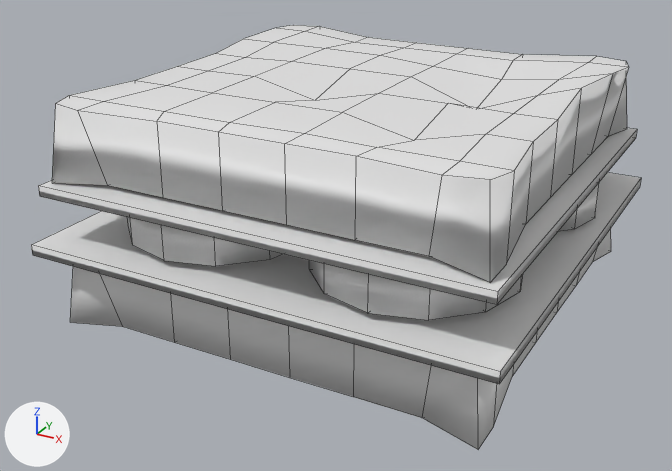
One commit to the FBX model working/subahu/Sandwich/Sandwich.fbx: the scene before it, then after it.
Before and after are seen from a 50 mm camera at (0.476, -0.933, 0.529) aimed at (-0.015, -0.039, 0.082). The axes (+X, +Y, +Z) are drawn at lower left. The lights are the same throughout. Mesh edges are drawn as thin lines. Where no turn or scale is listed for an object, it has been applied to the vertices.

The older version as bpy lines, for what is in view:
```python
ob_cheese = bpy.data.objects.new('Cheese', me_cube_002)
ob_cheese.parent = ob_sandwich
ob_cheese.location = (0.0, 0.0, 0.0519)
ob_cheese.rotation_euler = (0.0, 0.0, -3.142)  # degrees (0, 0, -180)
ob_cheese.scale = (-0.272, -0.272, -0.00639)
ob_cheese_001 = bpy.data.objects.new('Cheese.001', me_cube_003)
ob_cheese_001.parent = ob_sandwich
ob_cheese_001.location = (0.0, 0.0, 0.12)
ob_cheese_001.rotation_euler = (0.0, 0.0, -3.142)  # degrees (0, 0, -180)
ob_cheese_001.scale = (-0.26, -0.26, -0.00612)
ob_onion_002 = bpy.data.objects.new('Onion.002', me_cylinder_002)
ob_onion_002.location = (-0.105, -0.137, 0.143)
ob_onion_003 = bpy.data.objects.new('Onion.003', me_cylinder_003)
ob_onion_003.location = (0.133, -0.137, 0.143)
ob_sandwich = bpy.data.objects.new('Sandwich', me_cube)
ob_sandwich.location = (0.0, 0.0, 0.048)
ob_sandwich.rotation_euler = (0.0, 0.0, -3.142)  # degrees (0, 0, -180)
ob_toast_001 = bpy.data.objects.new('Toast.001', me_cube_001)
ob_toast_001.location = (0.0, 0.0, 0.22)
ob_tomato_001 = bpy.data.objects.new('Tomato.001', me_cylinder_005)
ob_tomato_001.location = (0.17, 0.094, 0.134)
```
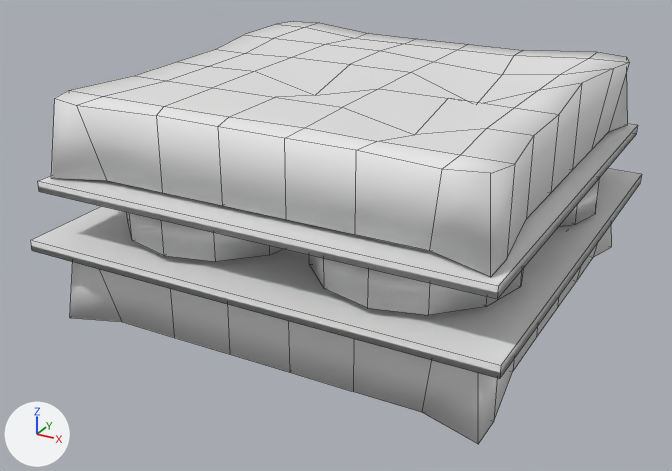
Commit message: sandwich changes

What differs and where, as boxes (x1, y1, x2, y2) in the pictures (672 x 471 px):
'Toast.001', deleted
    before: (52, 25, 629, 283)
'SandwichBorder', added
    after: (51, 21, 629, 444)
'Sandwich', reshaped, moved
    before: (70, 228, 611, 450)
    after: (105, 27, 589, 155)
'Cheese.001', reshaped, moved (44% taller)
    before: (38, 128, 637, 305)
    after: (30, 124, 642, 379)
'Cheese', deleted
    before: (31, 172, 641, 384)
'Onion.003', reshaped
    before: (309, 261, 523, 320)
    after: (127, 212, 523, 315)
'Onion.002', deleted
    before: (127, 217, 283, 266)
part 1 of me_cylinder_003, added
    after: (127, 212, 283, 262)
part 3 of me_cube_003, added
    after: (30, 169, 642, 379)

Diff of the bpy script that builds the scene:
```diff
--- a/working/subahu/Sandwich/Sandwich.fbx.py
+++ b/working/subahu/Sandwich/Sandwich.fbx.py
@@ me_cube @@
 # used by ob_sandwich; location = (0.0, 0.0, 0.048); rotation_euler = (0.0, 0.0, -3.142), in degrees (0, 0, -180)
-me_cube.from_pydata(...)  # 128 vertices, 126 faces; spans x -0.25..0.25, y -0.25..0.25, z -0.044..0.056
+me_cube.from_pydata(...)  # 144 vertices, 100 faces; spans x -0.201..0.201, y -0.21..0.21, z -0.24..0.02
+# me_cube part 2: 128 vertices removed from x -0.25..0.25, y -0.25..0.25, z -0.044..0.056; 144 vertices added at x -0.201..0.201, y -0.21..0.21, z -0.24..0.02
@@ me_cube_003 @@
 me_cube_003.from_pydata(...)  # 8 vertices, 6 faces; spans x -1.0..1.0, y -1.0..1.0, z -1.0..1.0
 # used by ob_cheese_001; parent = ob_sandwich; location = (0.0, 0.0, 0.12); rotation_euler = (0.0, 0.0, -3.142), in degrees (0, 0, -180); scale = (-0.26, -0.26, -0.00612)
+# me_cube_003 part 3: a new loose piece, a box spanning x -1.04..1.04, y -1.04..1.04, z 10.08..12.16
@@ me_cylinder_003 @@
 me_cylinder_003.from_pydata(...)  # 48 vertices, 38 faces; spans x -0.11..0.11, y -0.11..0.11, z -0.029..0.029
 # used by ob_onion_003; location = (0.133, -0.137, 0.143)
+# me_cylinder_003 part 1: the loose piece of 48 vertices spanning x -0.11..0.11, y -0.11..0.11, z -0.029..0.029 is copied, and the copy is moved by (-0.238, 0.0, 0.0); it spans x -0.348..-0.128, y -0.11..0.11, z -0.029..0.029
@@ me_cube_004 @@
+me_cube_004.from_pydata(...)  # 192 vertices, 152 faces; spans x -0.25..0.25, y -0.25..0.25, z -0.24..0.031
@@ ob_cheese @@
-ob_cheese = bpy.data.objects.new('Cheese', me_cube_002)
-ob_cheese.parent = ob_sandwich
-ob_cheese.location = (0.0, 0.0, 0.0519)
-ob_cheese.rotation_euler = (0.0, 0.0, -3.142)  # degrees (0, 0, -180)
-ob_cheese.scale = (-0.272, -0.272, -0.00639)
@@ ob_sandwich @@
 ob_sandwich = bpy.data.objects.new('Sandwich', me_cube)
-ob_sandwich.location = (0.0, 0.0, 0.048)
+ob_sandwich.location = (0.0, 0.0, 0.25)
 ob_sandwich.rotation_euler = (0.0, 0.0, -3.142)  # degrees (0, 0, -180)
@@ ob_toast_001 @@
-ob_toast_001 = bpy.data.objects.new('Toast.001', me_cube_001)
-ob_toast_001.location = (0.0, 0.0, 0.22)
@@ ob_cheese_001 @@
 ob_cheese_001.parent = ob_sandwich
-ob_cheese_001.location = (0.0, 0.0, 0.12)
+ob_cheese_001.location = (0.0, 0.0, -0.0762)
 ob_cheese_001.rotation_euler = (0.0, 0.0, -3.142)  # degrees (0, 0, -180)
@@ ob_onion_002 @@
-ob_onion_002 = bpy.data.objects.new('Onion.002', me_cylinder_002)
-ob_onion_002.location = (-0.105, -0.137, 0.143)
@@ ob_sandwichborder @@
+ob_sandwichborder = bpy.data.objects.new('SandwichBorder', me_cube_004)
+ob_sandwichborder.location = (0.0, 0.0, 0.25)
```
